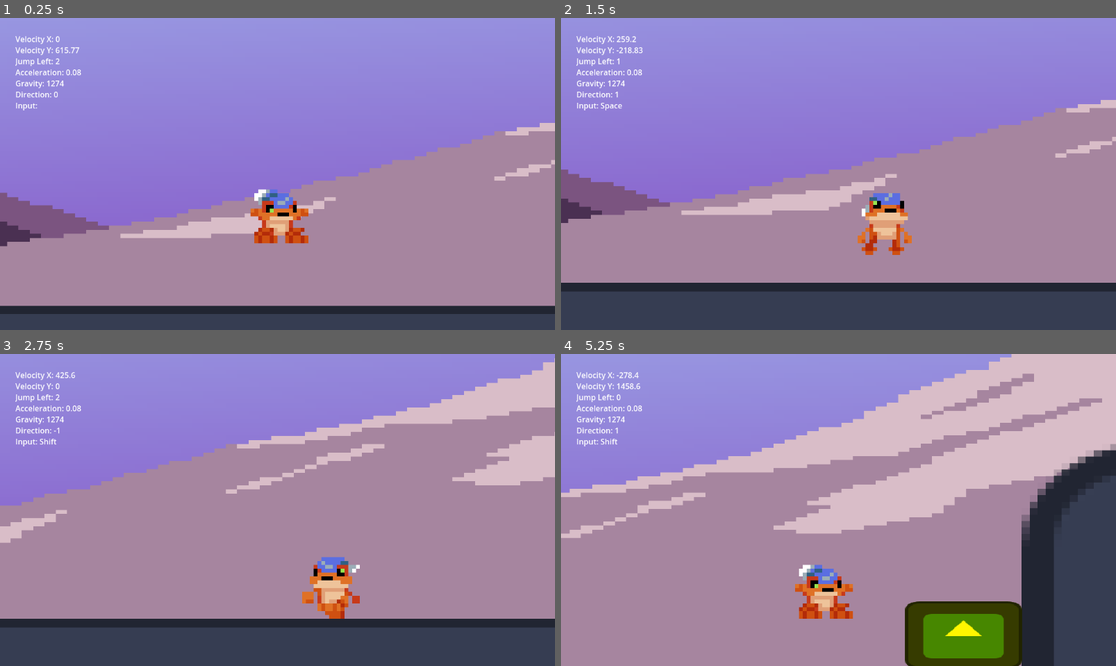
Above: before the commit, frames 1-4 (two rows, left to right).
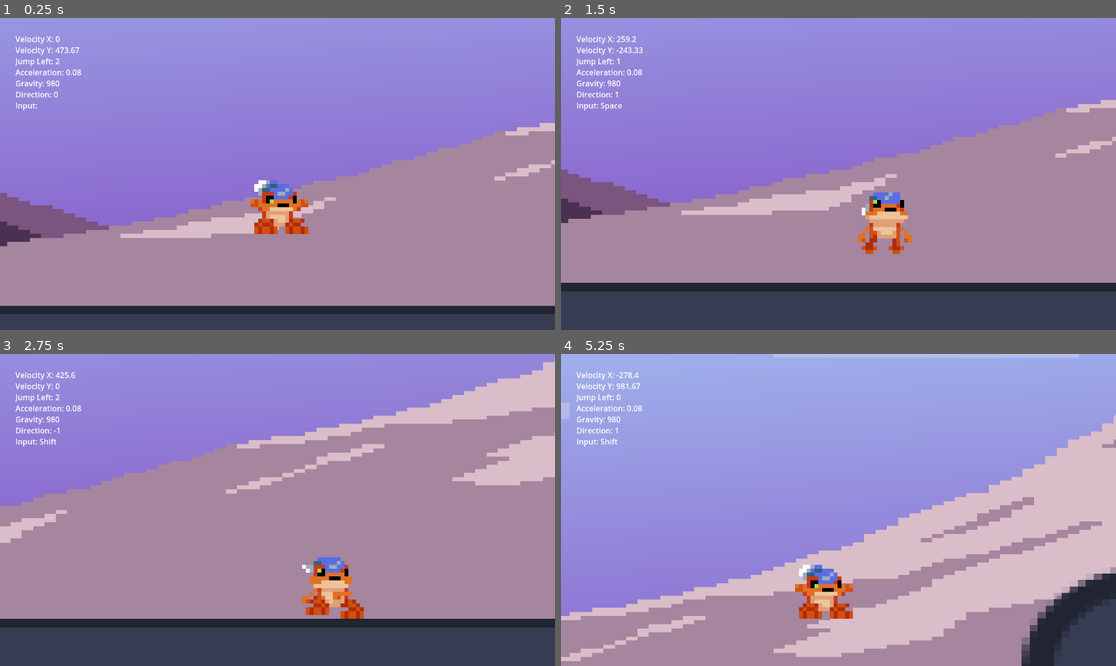
Above: after the commit, the same moments.

Repository: NxKuma/ISCS_Platformer
Game: Godot game, scene res://Scene/Main.tscn
The game is run twice, just before and just after one commit, with the same random seed, the same clock (stepped at 60 frames per second) and the same inputs. The engine's default icon, where the game draws it, is replaced by a stand-in: a white triangle on a blue panel in a dark square.
Inputs:
- Up to frame 1 (0.25 s): no input
- Up to frame 2 (1.5 s): hold Shift (Run) 0.53-1.28 s; hold D (Right) from 0.53 s (still down); tap Space (Space) at 1.35 s
- Up to frame 3 (2.75 s): release D (Right) at 2.03 s; hold A (Left) from 2.03 s (still down); hold Shift (Run) from 2.03 s (still down)
- Up to frame 4 (5.25 s): release A (Left) at 2.78 s; release Shift (Run) at 2.78 s; hold D (Right) 2.78-4.28 s; tap Space (Space) at 2.85, 4.35 s; hold Shift (Run) 3.53-4.28 s; hold A (Left) 4.28-5.03 s; hold D (Right) from 5.03 s (still down); hold Shift (Run) from 5.03 s (still down)

The runs differ from the first frame. In frame 1, 1.6% of the frame differs, in the area x 8-56%, y 9-73%; in frame 2, 0.3%; in frame 3, 1.1%; in frame 4, 83%, in the area x 0-100%, y 0-100%.

Commit message:
Completed Harold Movement Animation

Diff:
--- a/Scripts/Player.gd
+++ b/Scripts/Player.gd
@@ -19,8 +19,8 @@
 @export_range(0,1) var deccelerate: float = 0.1
 @export_range(0,1) var accelerate: float = 0.1
 
-func _ready():
-	gravity *= gravity_level
+#func _ready():
+	#gravity *= gravity_level
 
 func _physics_process(delta):
 	animation()
@@ -62,14 +62,7 @@
 		speed_limit = 560
 
 	# Get the input direction and handle the movement/deceleration.
-	# As good practice, you should replace UI actions with custom gameplay actions.
 	direction = Input.get_axis("Left", "Right")
-	#Non-Preserved Momentum
-	#if direction:
-		#velocity.x = move_toward(velocity.x, direction * speed, speed * accelerate)
-		##velocity.x = direction * speed
-	#else:
-		#velocity.x = move_toward(velocity.x, 0, speed*deccelerate)
 #-----------------------------------------------------------------------------------------------
 	#Preserved Momentum
 	if Input.is_action_pressed("Left"):
@@ -107,6 +100,14 @@
 	elif is_on_floor():
 		if velocity.x == 0:
 			sprite.play("Idle")
+		elif (direction == -1 and velocity.x > 0) or (direction == 1 and velocity.x < 0):
+			sprite.play("Stop")
+			if direction == -1:
+				sprite.set_flip_h(0)
+			else:
+				sprite.set_flip_h(1)
+		elif (Input.is_action_just_released("Left") or Input.is_action_just_released("Right")) and (velocity.x == speed_limit or velocity.x == -speed_limit):
+			sprite.play("Stop")
 		elif velocity.x != 0 and ((velocity.x < speed_limit and direction == 1) or (velocity.x > -speed_limit and direction == -1)):
 			sprite.play("Walk")
 		elif (velocity.x == speed_limit and direction == 1) or (velocity.x == -speed_limit and direction == -1):
